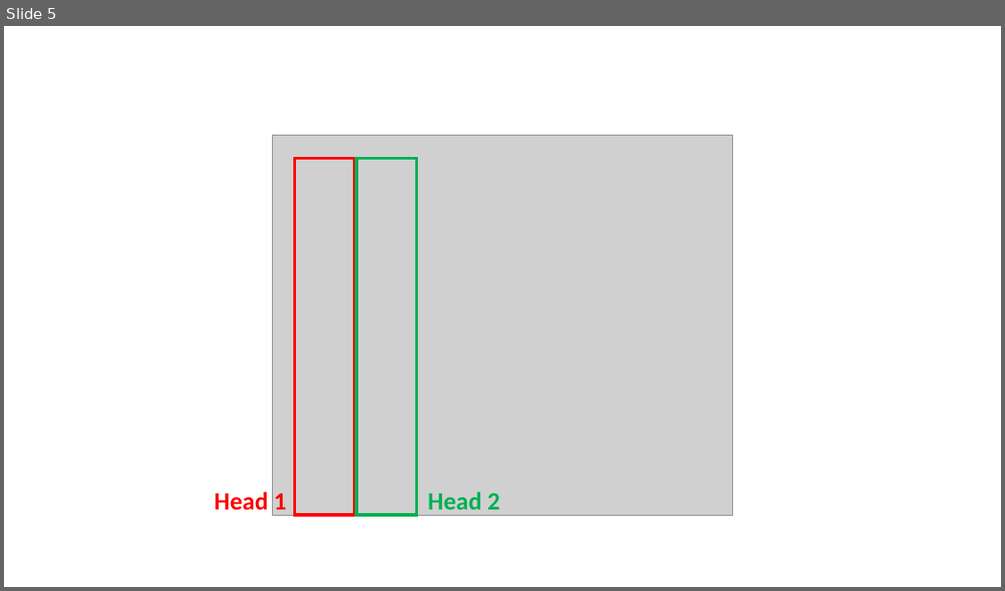
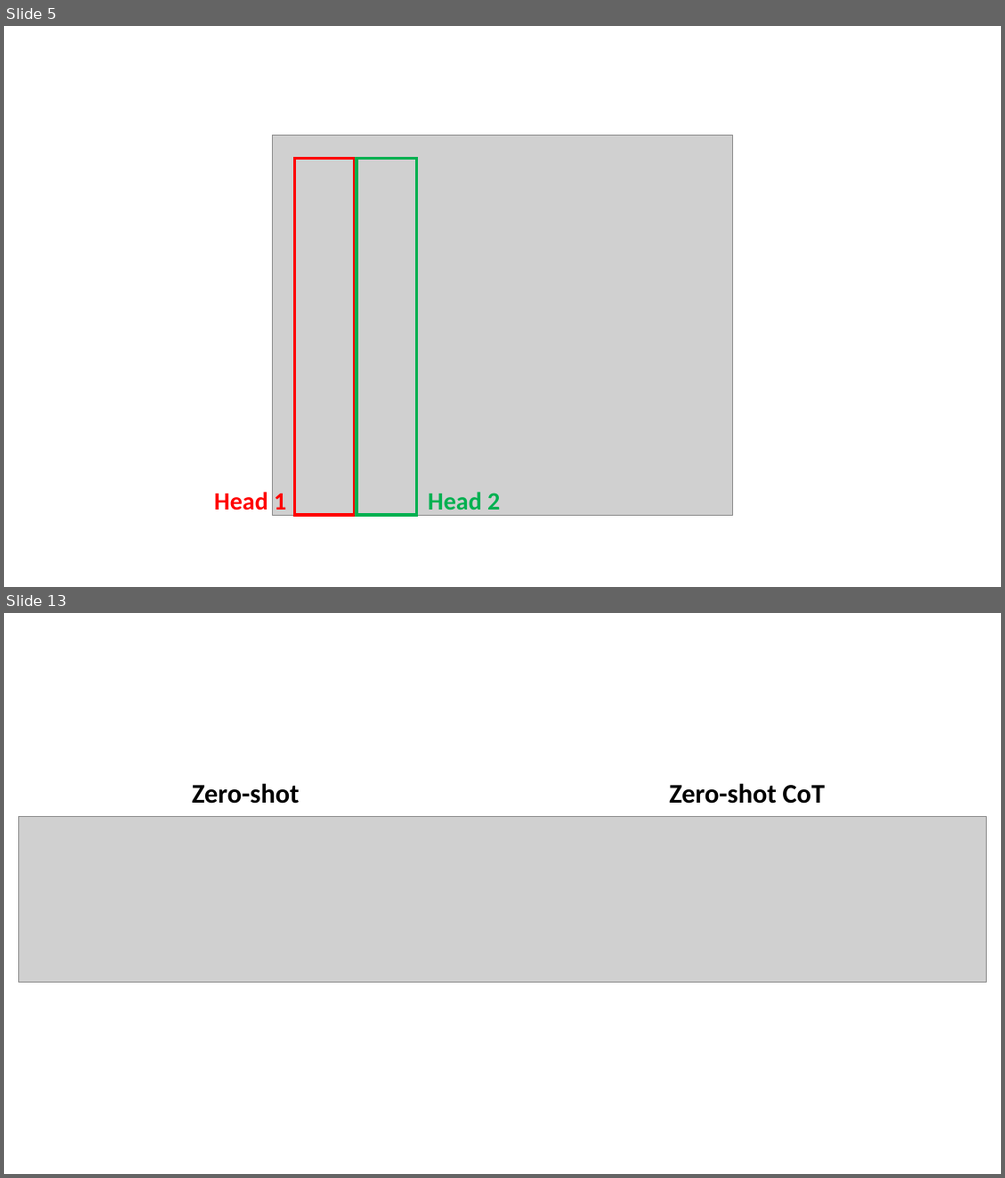
Before and after one commit to yunshiuan/prelim_stance_detection, a slide deck: images/processing_images.pptx. Shown one above the other, each under a label of ours: slide 5 before the commit, slides 5 and 13 after it; the slides between them are not shown. The pictures are 1005x591 and 1005x1178 pixels, drawn with LibreOffice and Linux fonts; fonts in the diff are those of the drawing; grey boxes stand for pictures. Boxes give left, top, right and bottom in pixels: in the first picture for what was removed or moved away, otherwise in the second. Text is boxed around its words. In the diff, an @@ line names an element or a change of style, - is before the commit and + after.

Commit message:
add images to pptx

```diff
--- a/images/processing_images.pptx
+++ b/images/processing_images.pptx
@@ slide 13 added at <box>4,613,1001,1174</box>, background #FFFFFF @@
@@ text added at <box>192,783,299,803</box>, 26 pt, text #000000, bold @@
+Zero-shot
@@ text added at <box>669,783,825,803</box>, 26 pt, text #000000, bold @@
+Zero-shot CoT
@@ picture added at <box>19,817,987,981</box> @@
```
Also in this commit, not shown: 7 other slides added.
